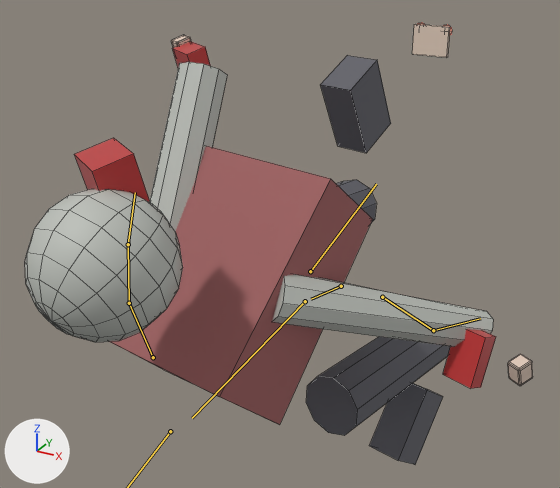
Renders of the FBX model Assets/Models/Characters/Zombie_Runner.fbx from each side of a commit.
Before and after are seen from a 50 mm lens placed at (0.762, -1.731, 1.81), pointed at (-0.103, -0.158, 1.023). Lighting does not change. The marker at lower left points along +X, +Y and +Z. The first picture is the older version. Both versions are drawn at frame 14 of the action 'Zombie_Runner_Rig|Sprint'; the numbers are the values there. The bones that change, and the others that lie on the model, are drawn over the model as lines. Mesh edges are drawn as thin lines.

Names of what the first picture shows: 'Zombie_Runner'.
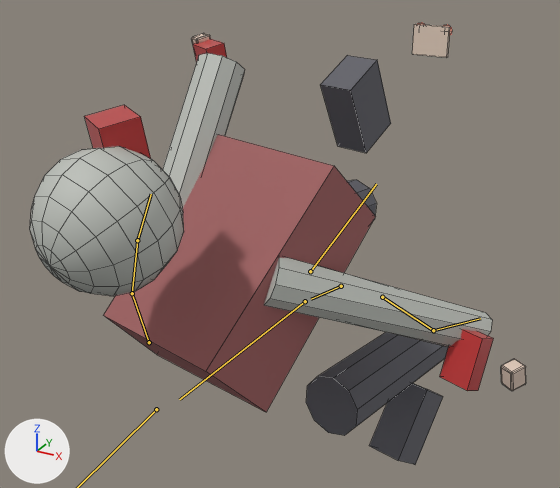
Where the change shows, as pixel boxes [x1, y1, x2, y2] in the pictures (560 x 488 px):
'Zombie_Runner', posed: before [25, 23, 533, 465]; after [30, 23, 526, 465]
bone 'Spine', root to tip: before (305, 301) to (192, 418); after (305, 301) to (179, 399)

The change in detail:
Bone 'Spine' (bone_spine) turns from (22, 0, -2) to (16, 0, 2) degrees about its own x, y and z.
Bone 'Head' (bone_head) turns from (11, 0, 0) to (10, 0, 0) degrees about its own x, y and z.
